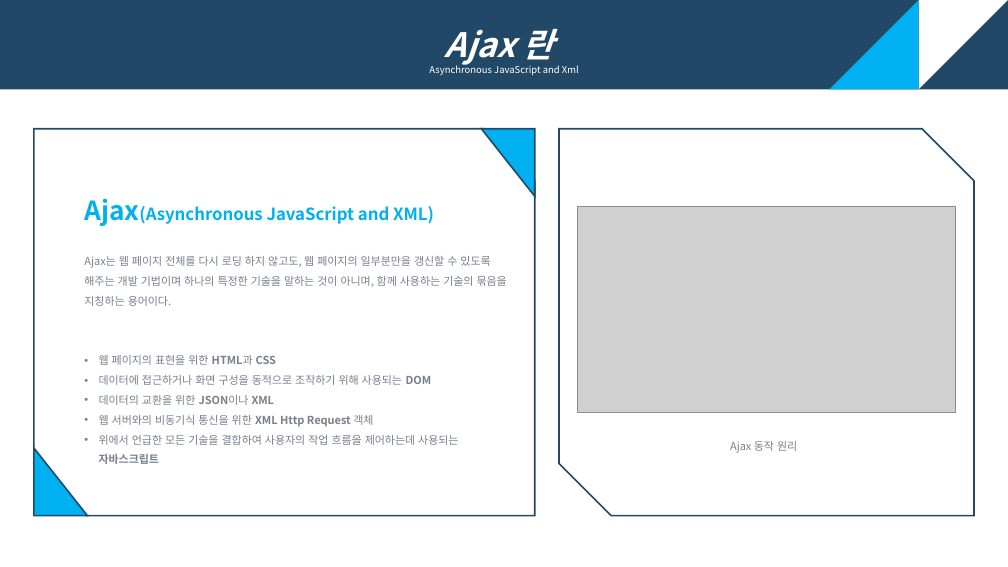
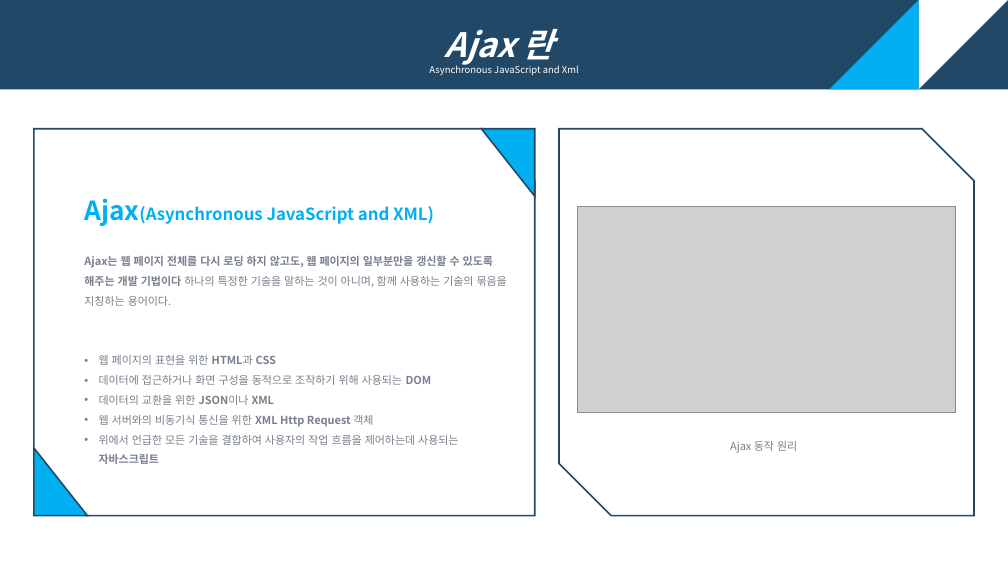
Before and after one commit to eunbee-kim/dmsql1471, a slide deck: slide 4 of 교육/3주차_TCP_IP와 AJAX.pptx. Drawn at 1008x567 pixels with LibreOffice and Linux fonts; fonts in the diff are those of the drawing; grey boxes stand for pictures. Boxes give left, top, right and bottom in pixels: in the first picture for what was removed or moved away, otherwise in the second. Text is boxed around its words. In the diff, an @@ line names an element or a change of style, - is before the commit and + after.

```diff
--- a/교육/3주차_TCP_IP와 AJAX.pptx
+++ b/교육/3주차_TCP_IP와 AJAX.pptx
@@ text at [84,254,507,306]: text changed; bold on @@
-Ajax는 웹 페이지 전체를 다시 로딩 하지 않고도, 웹 페이지의 일부분만을 갱신할 수 있도록 해주는 개발 기법이며 하나의 특정한 기술을 말하는 것이 아니며, 함께 사용하는 기술의 묶음을 지칭하는 용어이다.
+Ajax는 웹 페이지 전체를 다시 로딩 하지 않고도, 웹 페이지의 일부분만을 갱신할 수 있도록 해주는 개발 기법이다 하나의 특정한 기술을 말하는 것이 아니며, 함께 사용하는 기술의 묶음을 지칭하는 용어이다.
```
Also in this commit, not shown: 2 other slides changed, 1 other file.
